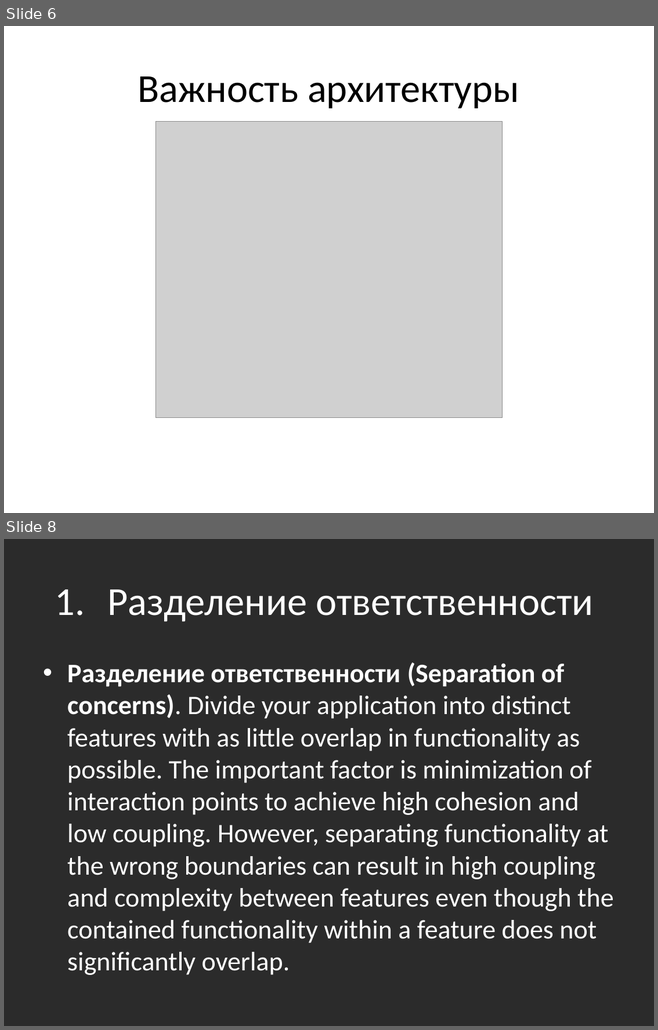
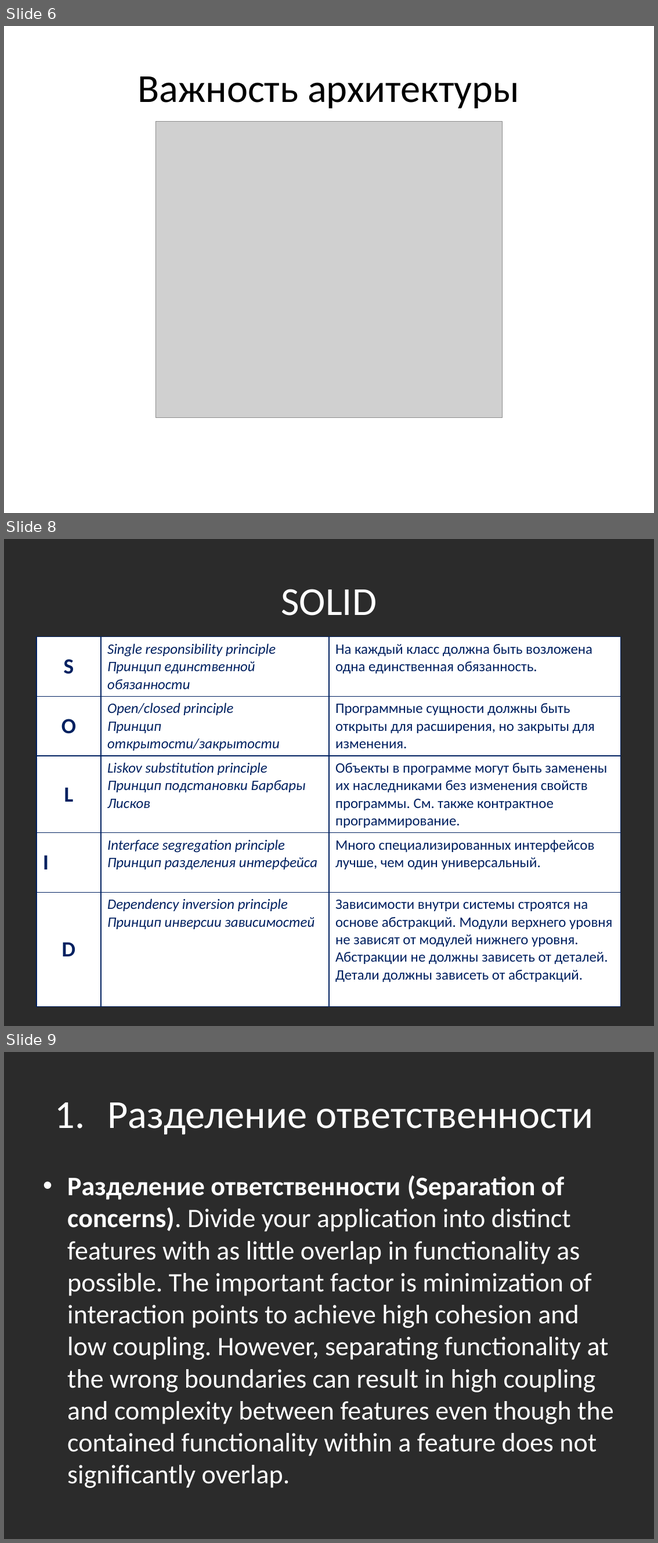
Before and after one commit to bazile/Training, a slide deck: Presentation/lesson-14-architecture.pptx. Shown one above the other, each under a label of ours: slides 6 and 8 before the commit, slides 6, 8 and 9 after it; the slides between them are not shown. The pictures are 658x1030 and 658x1543 pixels, drawn with LibreOffice and Linux fonts; fonts in the diff are those of the drawing; grey boxes stand for pictures; background and template pictures are left out; a plain dark background stands for a picture behind light text. Boxes give left, top, right and bottom in pixels: in the first picture for what was removed or moved away, otherwise in the second. Text is boxed around its words. In the diff, an @@ line names an element or a change of style, - is before the commit and + after.

Commit message:
About SOLID

```diff
--- a/Presentation/lesson-14-architecture.pptx
+++ b/Presentation/lesson-14-architecture.pptx
@@ slide 8 added at (4,539,654,1026), background picture (left out) @@
@@ title added at (281,589,376,616), 44 pt, text #FFFFFF @@
+SOLID
@@ table added at (36,637,621,1003), 5 rows, 3 columns @@
+S | Single responsibility principle / Принцип единственной обязанности | На каждый класс должна быть возложена одна единственная обязанность.
+O | Open/closed principle Принцип открытости/закрытости | Программные сущности должны быть открыты для расширения, но закрыты для изменения.
+L | Liskov substitution principle Принцип подстановки Барбары Лисков | Объекты в программе могут быть заменены их наследниками без изменения свойств программы. См. также контрактное программирование.
+I | Interface segregation principle Принцип разделения интерфейса | Много специализированных интерфейсов лучше, чем один универсальный.
+D | Dependency inversion principle Принцип инверсии зависимостей | Зависимости внутри системы строятся на основе абстракций. Модули верхнего уровня не зависят от модулей нижнего уровня. Абстракции не должны зависеть от деталей. Детали должны зависеть от абстракций.
@@ what was slide 8 is now slide 9 @@
```
Also in this commit, not shown: 1 slide changed, 2 other files.
